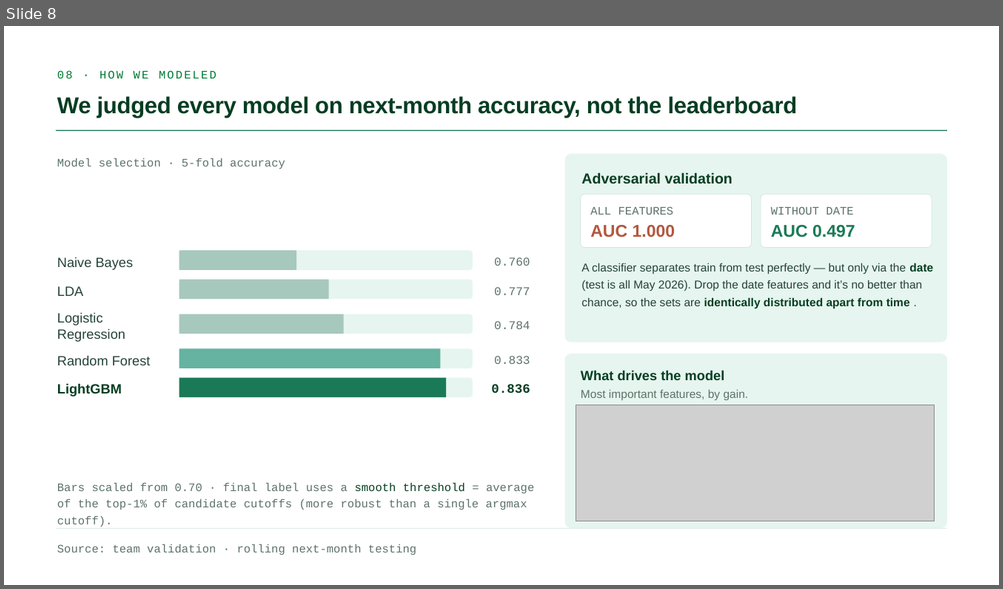
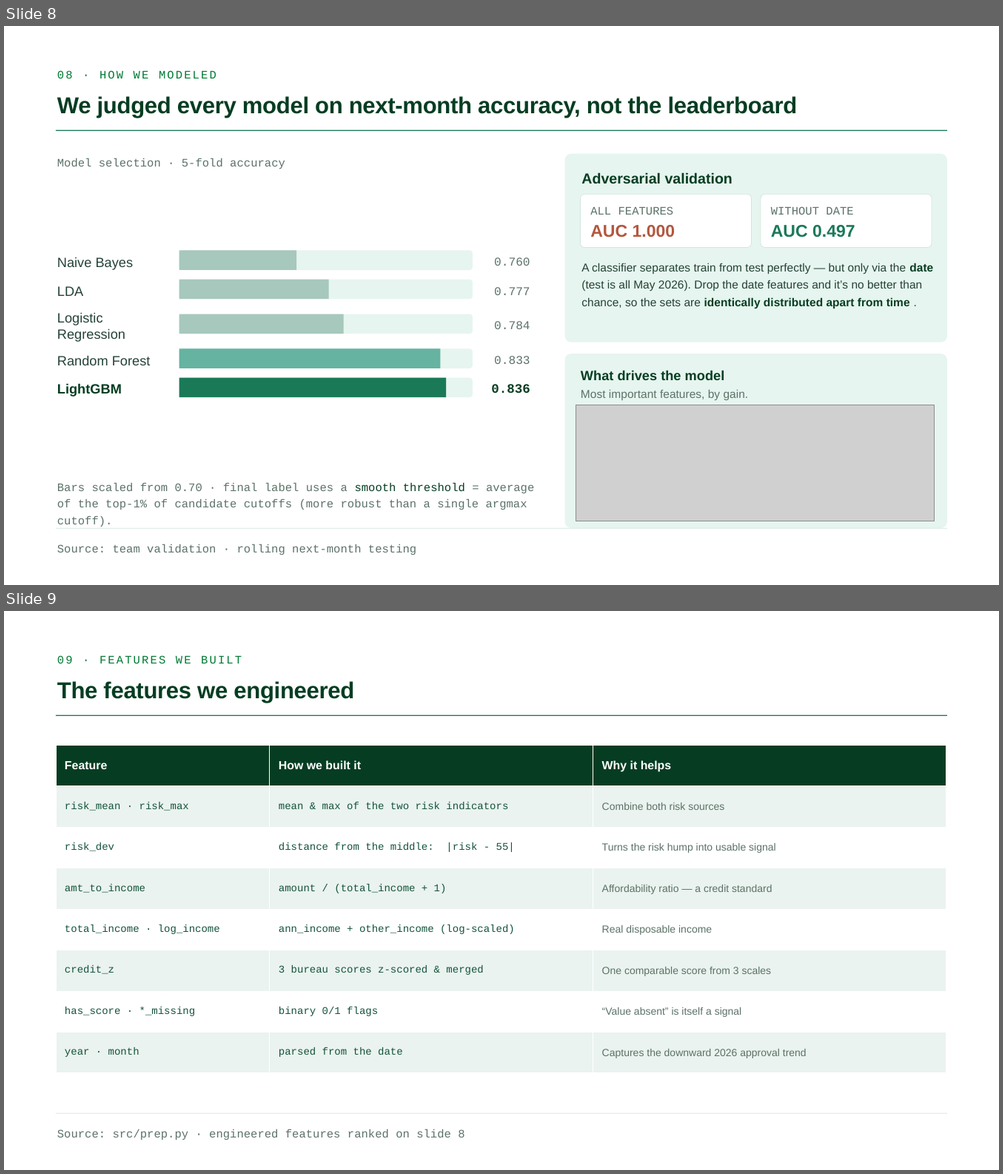
Before and after one commit to GianlucaBave/final-data-finance, a slide deck: presentation/Consulting_Finance_ML_Slides.pptx. Shown one above the other, each under a label of ours: slide 8 before the commit, slides 8 and 9 after it. The pictures are 1003x589 and 1003x1174 pixels, drawn with LibreOffice and Linux fonts; fonts in the diff are those of the drawing; grey boxes stand for pictures. Boxes give left, top, right and bottom in pixels: in the first picture for what was removed or moved away, otherwise in the second. Text is boxed around its words. In the diff, an @@ line names an element or a change of style, - is before the commit and + after.

```diff
--- a/presentation/Consulting_Finance_ML_Slides.pptx
+++ b/presentation/Consulting_Finance_ML_Slides.pptx
@@ slide 9 added at (4,611,999,1170), background #FFFFFF @@
@@ text added at (57,655,242,664), 16.6 pt, text #007A33 @@
+09 · FEATURES WE BUILT
@@ text added at (57,681,354,703), 33.3 pt, text #063D22, bold @@
+The features we engineered
@@ rectangle added at (56,715,947,716), fill #1A7A57 @@
@@ table added at (56,745,946,1073), 8 rows, 3 columns @@
+Feature | How we built it | Why it helps
+risk_mean · risk_max | mean & max of the two risk indicators | Combine both risk sources
+risk_dev | distance from the middle: |risk - 55| | Turns the risk hump into usable signal
+amt_to_income | amount / (total_income + 1) | Affordability ratio — a credit standard
+total_income · log_income | ann_income + other_income (log-scaled) | Real disposable income
+credit_z | 3 bureau scores z-scored & merged | One comparable score from 3 scales
+has_score · *_missing | binary 0/1 flags | “Value absent” is itself a signal
+year · month | parsed from the date | Captures the downward 2026 approval trend
@@ rectangle added at (56,1113,947,1113), fill #D2E6DD @@
@@ text added at (57,1130,464,1140), 16.6 pt, text #5C7268 @@
+Source: src/prep.py · engineered features ranked on slide 8
```
Also in this commit, not shown: 5 slides changed.
